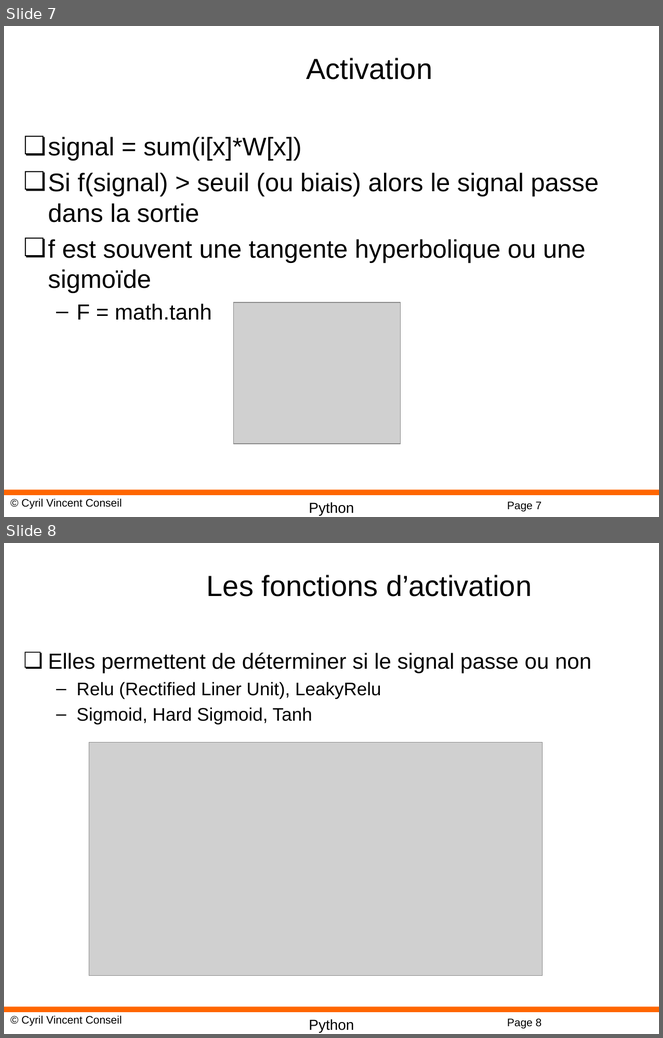
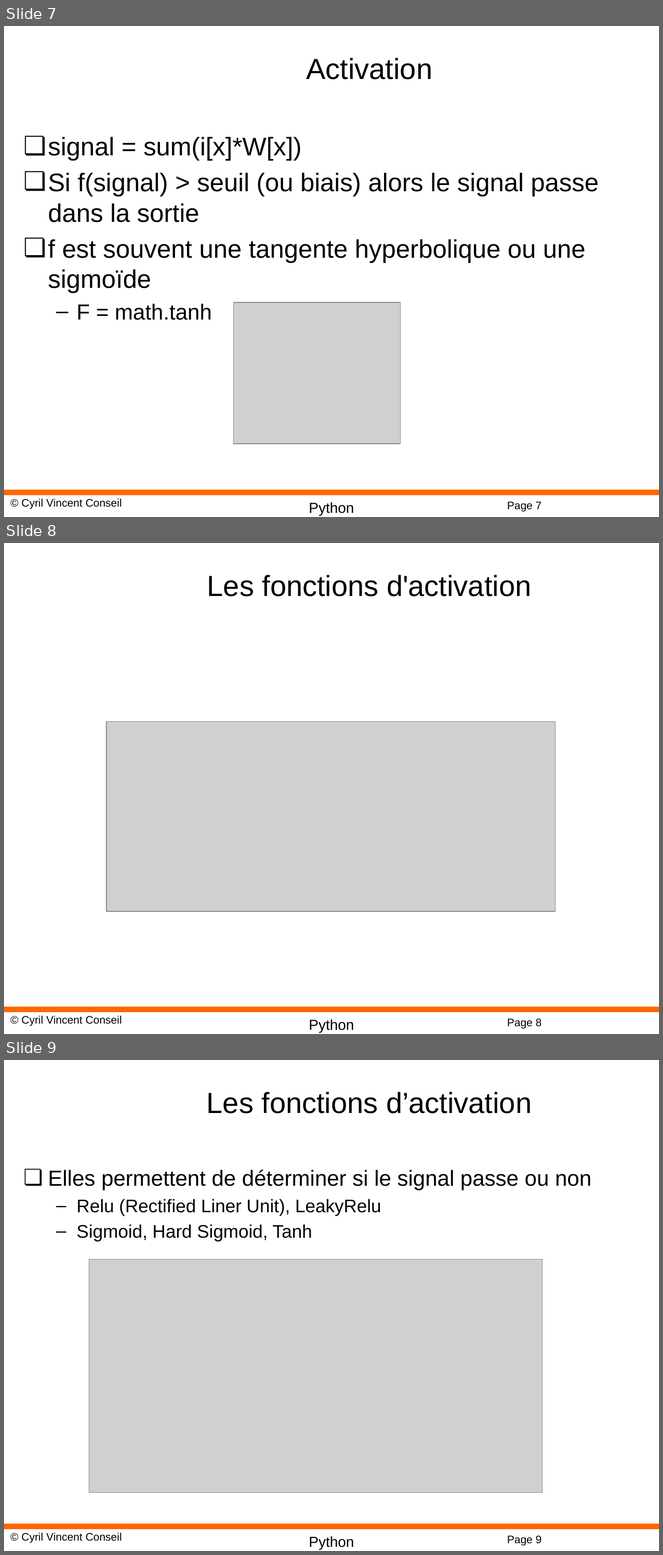
Before and after one commit to cyrilvincent/ML, a slide deck: PPT/DeepLearning08-MLP.pptx. Shown one above the other, each under a label of ours: slides 7 and 8 before the commit, slides 7, 8 and 9 after it. The pictures are 663x1038 and 663x1555 pixels, drawn with LibreOffice and Linux fonts; fonts in the diff are those of the drawing; grey boxes stand for pictures; background and template pictures are left out. Boxes give left, top, right and bottom in pixels: in the first picture for what was removed or moved away, otherwise in the second. Text is boxed around its words. In the diff, an @@ line names an element or a change of style, - is before the commit and + after.

```diff
--- a/PPT/DeepLearning08-MLP.pptx
+++ b/PPT/DeepLearning08-MLP.pptx
@@ slide 8 added at [4,543,659,1034], background #FFFFFF; not listed: 4 template elements that a slide beside it also shows @@
@@ title added at [207,575,531,597], 32 pt, text #000000 @@
+Les fonctions d'activation
@@ picture added at [106,722,555,912] @@
@@ what was slide 8 is now slide 9 @@
@@ page number at [507,1536,542,1546]: text changed @@
-Page 8
+Page 9
```
Also in this commit, not shown: 1 slide removed, 41 other files.
